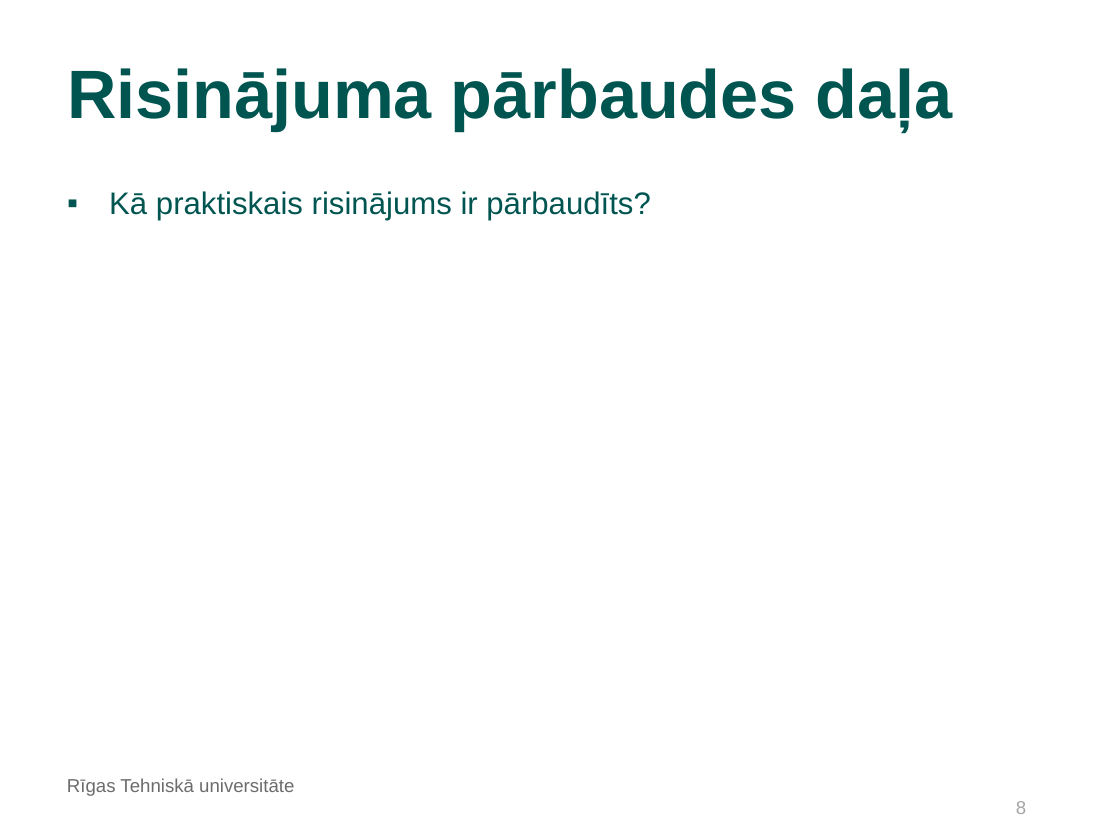
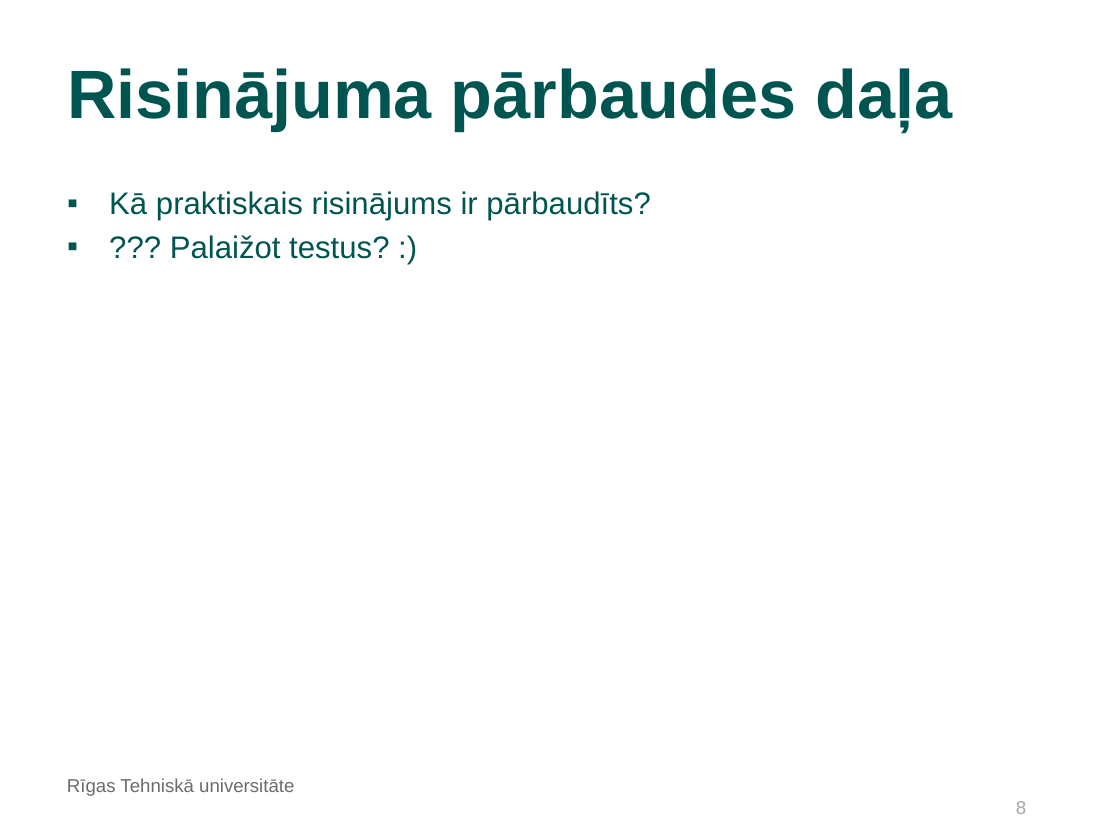
Before and after one commit to kamikaze/rtu-bachelor-tasks, a slide deck: slide 8 of docs/Šablons_Bakalaura_darba_priekšaizstāvēšanai.odp. Drawn at 1120x840 pixels with LibreOffice and Linux fonts; fonts in the diff are those of the drawing; background and template pictures are left out. Boxes give left, top, right and bottom in pixels: in the first picture for what was removed or moved away, otherwise in the second. Text is boxed around its words. In the diff, an @@ line names an element or a change of style, - is before the commit and + after.

```diff
--- a/docs/Šablons_Bakalaura_darba_priekšaizstāvēšanai.odp
+++ b/docs/Šablons_Bakalaura_darba_priekšaizstāvēšanai.odp
@@ text at (170,235,389,259): paragraph added @@
+▪ ??? Palaižot testus? :)
```
Also in this commit, not shown: 8 other slides changed, 2 slides added, 2 slides removed, 26 other files.
